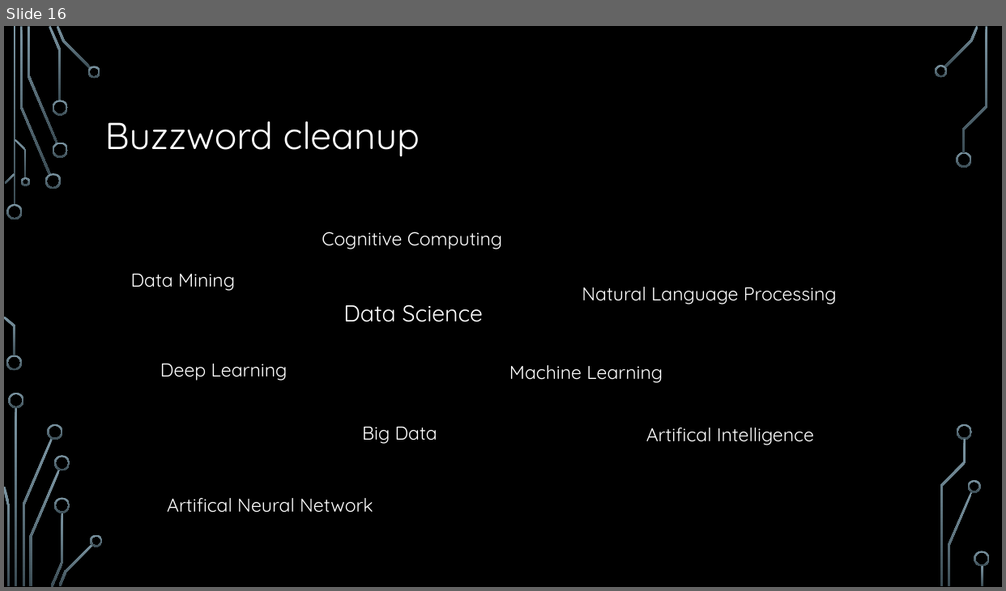
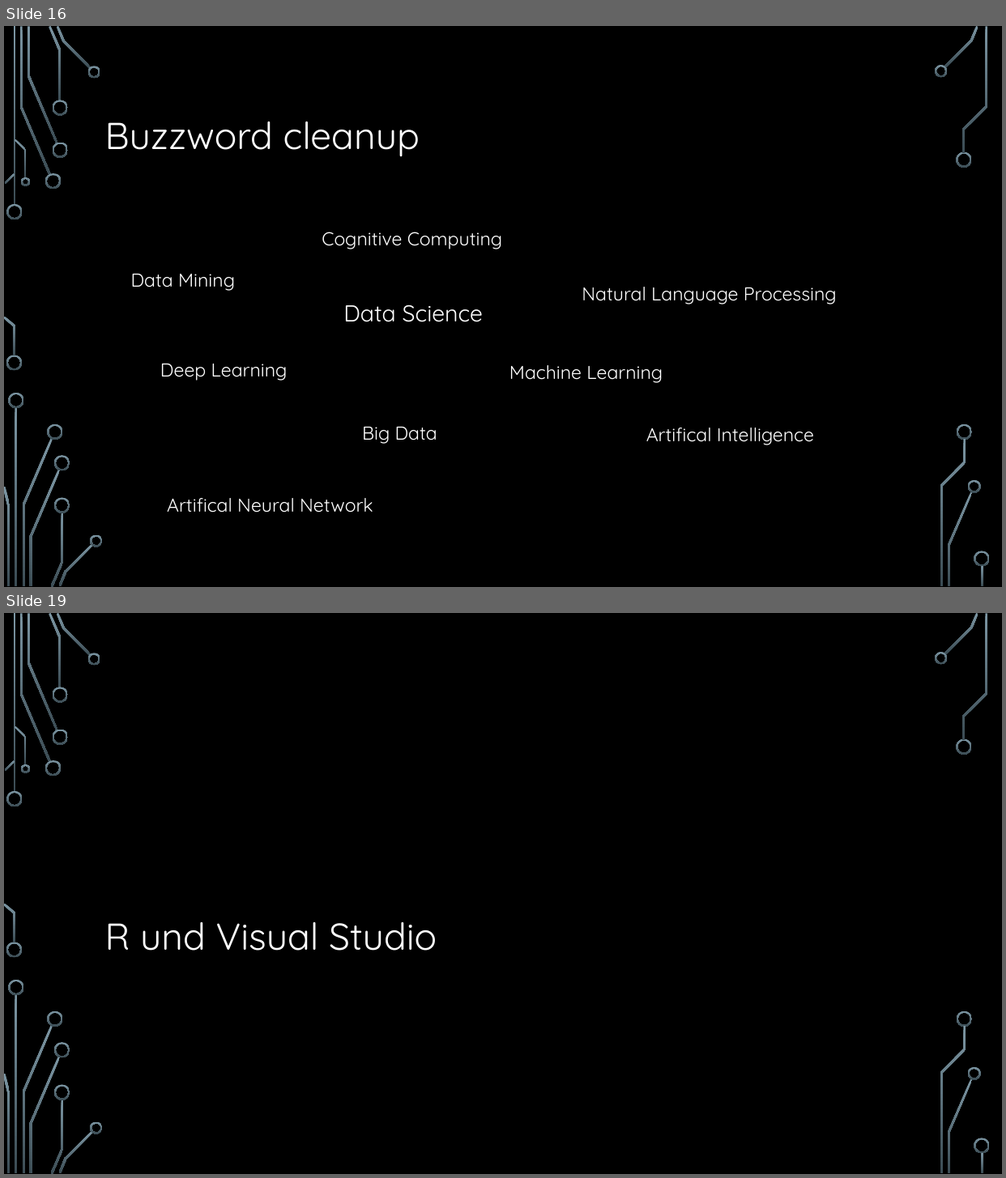
Before and after one commit to hacpro/introduction-machine-learning, a slide deck: presentation.pptx. Shown one above the other, each under a label of ours: slide 16 before the commit, slides 16 and 19 after it; the slides between them are not shown. The pictures are 1006x591 and 1006x1178 pixels, drawn with LibreOffice and Linux fonts; fonts in the diff are those of the drawing; background and template pictures are left out. Boxes give left, top, right and bottom in pixels: in the first picture for what was removed or moved away, otherwise in the second. Text is boxed around its words. In the diff, an @@ line names an element or a change of style, - is before the commit and + after.

Commit message:
Small visual studio demo added.

```diff
--- a/presentation.pptx
+++ b/presentation.pptx
@@ slide 19 added at (4,613,1002,1174), background picture (left out); not listed: 36 template elements that a slide beside it also shows @@
@@ title added at (105,922,437,951), 36 pt, text #FFFFFF @@
+R und Visual Studio
```
Also in this commit, not shown: 3 slides changed, 3 other slides added, 7 other files.
